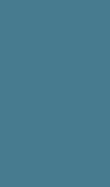
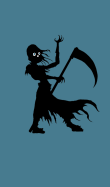
Layer changes from the first 110 × 187 image to the second:
added layer "Layer" above "Cardback.png" over [24, 34, 100, 134]
